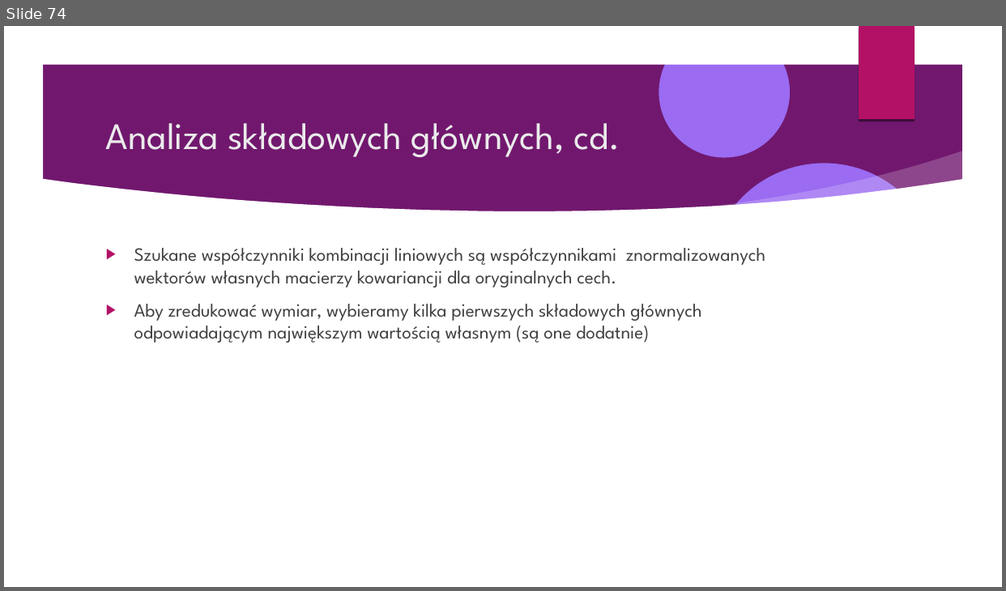
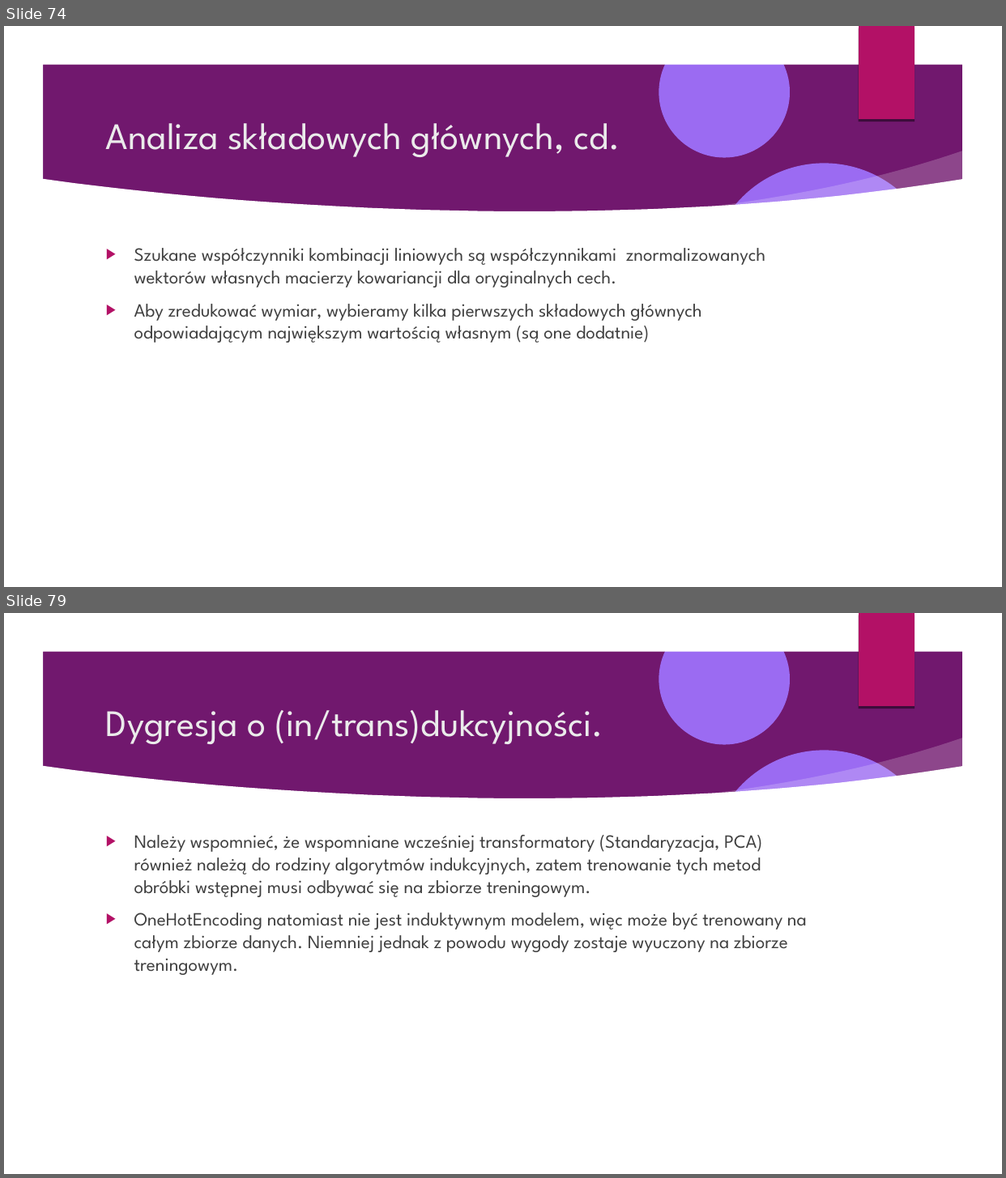
Before and after one commit to Pawel-Tomasz-Nowak/Scientific-collaboration, a slide deck: EmissionAnalysis/Prezentacja projektu.odp. Shown one above the other, each under a label of ours: slide 74 before the commit, slides 74 and 79 after it; the slides between them are not shown. The pictures are 1006x591 and 1006x1178 pixels, drawn with LibreOffice and Linux fonts; fonts in the diff are those of the drawing; background and template pictures are left out. Boxes give left, top, right and bottom in pixels: in the first picture for what was removed or moved away, otherwise in the second. Text is boxed around its words. In the diff, an @@ line names an element or a change of style, - is before the commit and + after.

```diff
--- a/EmissionAnalysis/Prezentacja projektu.odp
+++ b/EmissionAnalysis/Prezentacja projektu.odp
@@ slide 79 added at [4, 613, 1002, 1174], background picture (left out); not listed: 9 template elements that a slide beside it also shows @@
@@ title added at [106, 710, 603, 744], 36 pt, text #EBEBEB @@
+Dygresja o (in/trans)dukcyjności.
@@ text added at [134, 835, 807, 975], 18 pt, text #404040 @@
+▶ Należy wspomnieć, że wspomniane wcześniej transformatory (Standaryzacja, PCA) również należą do rodziny algorytmów indukcyjnych, zatem trenowanie tych metod obróbki wstępnej musi odbywać się na zbiorze treningowym.
+▶ OneHotEncoding natomiast nie jest induktywnym modelem, więc może być trenowany na całym zbiorze danych. Niemniej jednak z powodu wygody zostaje wyuczony na zbiorze treningowym.
```
Also in this commit, not shown: 4 slides changed, 4 other slides added, 1 other file.
